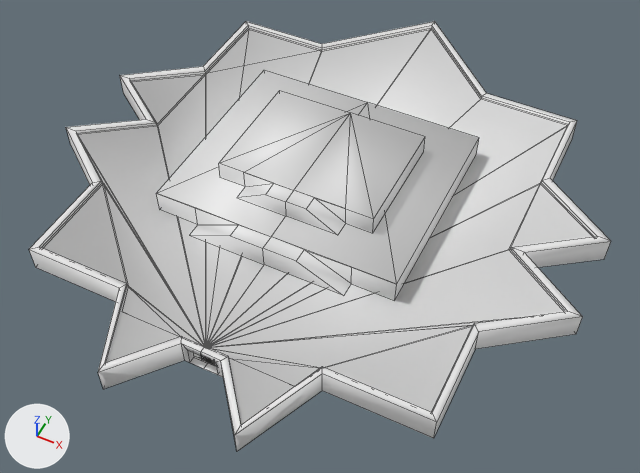
Renders of the FBX model vongott/Assets/Mesh/Levels/awesome_island/awesome_island_statue.fbx from each side of a commit.
Camera for both pictures: a 50 mm lens placed at (0.859, -1.631, 1.985), pointed at (0.078, -0.068, 0.031). The lights are fixed; the arrows at lower left show +X, +Y and +Z. Mesh edges are drawn as thin lines. Vertices at the same position are counted once.

The first picture shows 'statue'.
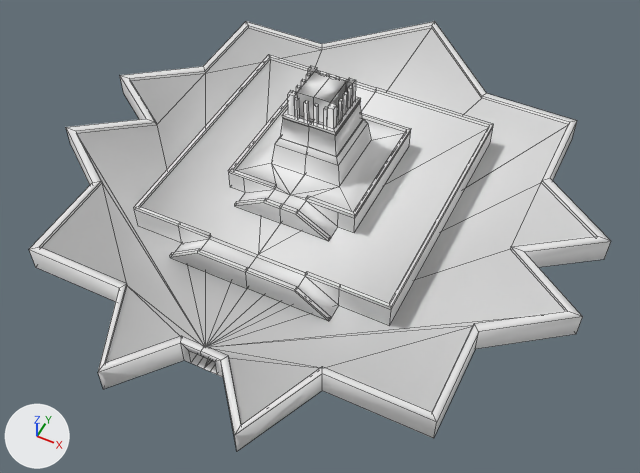
Edits to the scene script, one JSON object a line:
```json
{"block": "me_statue", "where": "# used by ob_statue; location = (0.0, 0.0, 0.0); rotation_euler = (0.0, 0.0, -3.142), in degrees (0, 0, -180); scale = (-1.29, -1.29, -1.29)"}
{"op": "remove", "block": "me_statue", "code": "me_statue.from_pydata(...)  # 212 vertices, 234 faces; spans x -0.657..0.657, y -0.595..0.796, z -0.153..0.0"}
{"op": "add", "block": "me_statue", "code": "me_statue.from_pydata(...)  # 584 vertices, 620 faces; spans x -0.657..0.657, y -0.595..0.796, z -0.34..0.0"}
{"block": "me_statue", "change": "me_statue part 1: a new loose piece, a box spanning x -0.0155..-0.0077, y 0.0232..0.0309, z -0.3322..-0.2781"}
{"block": "me_statue", "change": "me_statue part 2: a new loose piece, a box spanning x 0.0077..0.0155, y 0.0232..0.0309, z -0.3322..-0.2781"}
{"block": "me_statue", "change": "me_statue part 3: a new loose piece, a box spanning x 0.0464..0.0541, y 0.0618..0.0695, z -0.3322..-0.2781"}
{"block": "me_statue", "change": "me_statue part 4: a new loose piece, a box spanning x 0.0464..0.0541, y 0.085..0.0927, z -0.3322..-0.2781"}
{"block": "me_statue", "change": "me_statue part 5: the loose piece of 25 vertices spanning x -0.293..0.293, y -0.204..0.333, z -0.109..-0.054 is rebuilt with 68 vertices and now spans x -0.309..0.309, y -0.278..0.386, z -0.116..-0.054"}
{"block": "me_statue", "change": "me_statue part 6: a new loose piece of 204 vertices spanning x -0.155..0.155, y -0.124..0.232, z -0.34..-0.108"}
{"block": "me_statue", "change": "me_statue part 7"}
{"block": "me_statue", "change": "87 vertices are removed from x -0.624..0.624, y -0.464..0.77, z -0.153..0.0"}
{"block": "me_statue", "change": "114 faces are deleted"}
{"block": "me_statue", "change": "10 vertices in x -0.494..0.494, y -0.464..0.077, z -0.06 move by (0.0, 0.0, -0.002)"}
{"block": "me_statue", "change": "3 vertices move from x -0.033..0.033, y -0.464..-0.448, z -0.046 to x -0.031..0.031, y -0.464..-0.394, z -0.046"}
{"block": "me_statue", "change": "82 vertices are added at x -0.464..0.464, y -0.464..0.541, z -0.046..0.0"}
{"block": "me_statue", "change": "24 new vertices lie (0.0, 0.008, 0.0) away from vertices in x -0.24..0.24, y -0.394..0.077, z -0.046..0.0"}
{"block": "me_statue", "change": "7 new vertices lie (0.0, 0.456, 0.0) away from vertices in x -0.24..0.24, y 0.085, z -0.046..0.0"}
{"block": "me_statue", "change": "6 new vertices lie (0.0, -0.463, 0.0) away from vertices in x -0.24..0.24, y 0.077, z -0.046..0.0"}
{"block": "me_statue", "change": "6 new vertices lie (0.0, 0.0, -0.023) away from vertices in x -0.232..0.232, y 0.077..0.541, z 0.0"}
{"block": "me_statue", "change": "6 new vertices lie (0.0, 0.0, 0.021) away from vertices in x -0.232..0.232, y -0.386..0.077, z -0.046"}
{"block": "me_statue", "change": "6 new vertices lie (0.0, 0.0, 0.011) away from vertices in x -0.232..0.232, y 0.085..0.541, z -0.046"}
{"block": "me_statue", "change": "11 new vertices lie (0.0, 0.0, 0.01) away from vertices in x -0.193..0.193, y -0.348..0.039, z -0.035"}
{"block": "me_statue", "change": "204 new faces join them"}
```

Where the change shows, as pixel boxes (x1, y1, x2, y2) in the pictures (640 x 473 px):
```json
{"part": 1, "of": "me_statue", "change": "added", "after": [304, 100, 309, 121]}
{"part": 2, "of": "me_statue", "change": "added", "after": [314, 103, 319, 124]}
{"part": 3, "of": "me_statue", "change": "added", "after": [338, 98, 343, 120]}
{"part": 4, "of": "me_statue", "change": "added", "after": [343, 92, 348, 114]}
{"part": 5, "of": "me_statue", "change": "rebuilt", "before": [157, 70, 479, 301], "after": [134, 55, 494, 326], "on screen": "12% wider, 17% taller"}
{"part": 6, "of": "me_statue", "change": "added", "after": [229, 66, 411, 241]}
{"part": 7, "of": "me_statue", "change": "built on", "before": [67, 75, 611, 449], "after": [67, 75, 611, 449]}
```
